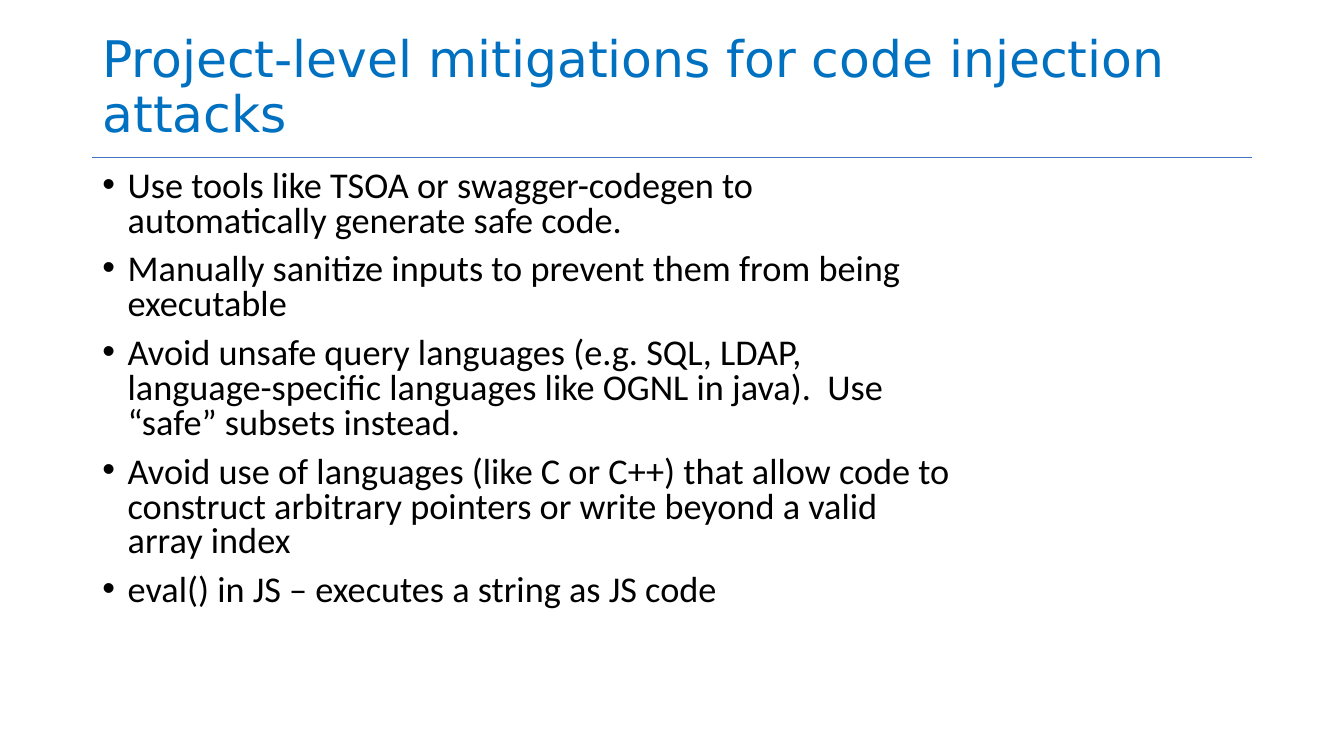
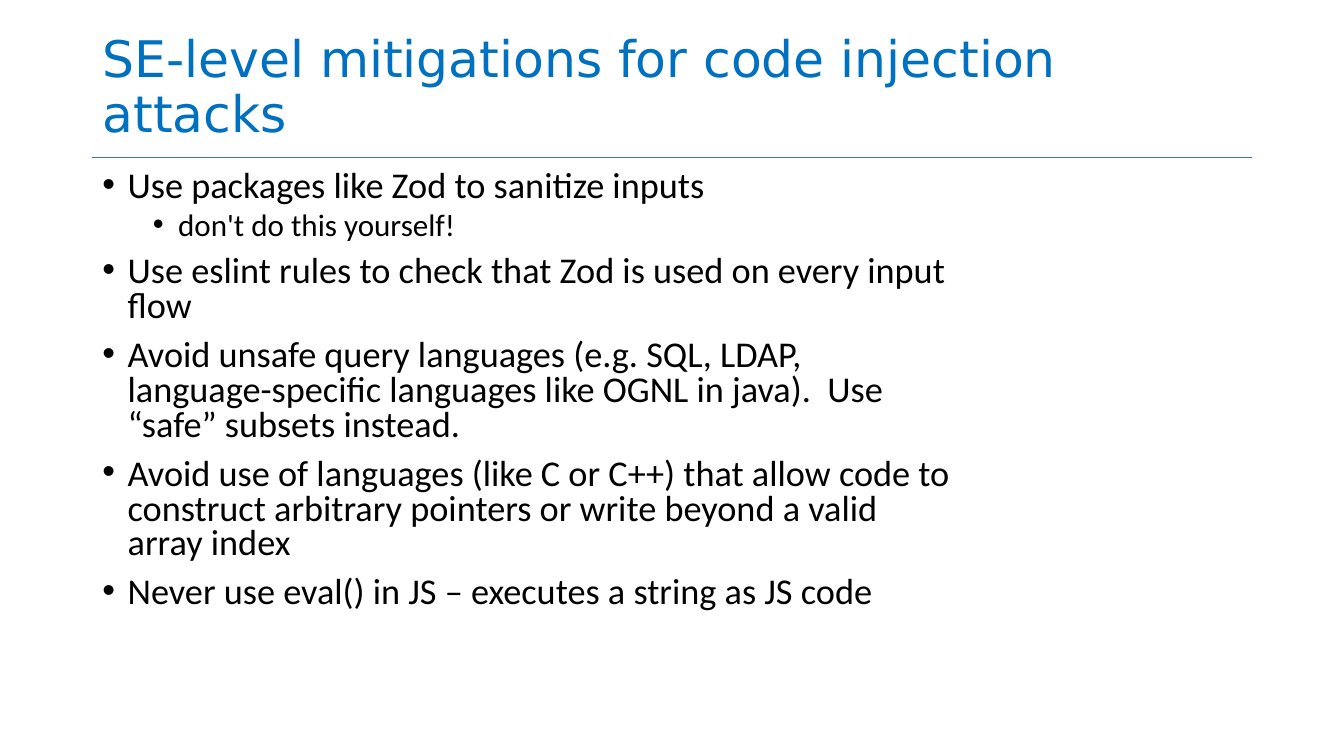
Before and after one commit to neu-se/CS4530-Spring-2026, a slide deck: slide 21 of Slides/Module 13 Security.pptx (slide 20 before the commit). Drawn at 1344x756 pixels with LibreOffice and Linux fonts; fonts in the diff are those of the drawing. Boxes give left, top, right and bottom in pixels: in the first picture for what was removed or moved away, otherwise in the second. Text is boxed around its words. In the diff, an @@ line names an element or a change of style, - is before the commit and + after.

```diff
--- a/Slides/Module 13 Security.pptx
+++ b/Slides/Module 13 Security.pptx
@@ title at bbox=[102, 38, 1056, 133]: text changed @@
-Project-level mitigations for code injection attacks
+SE-level mitigations for code injection attacks
@@ text at bbox=[128, 172, 945, 319]: text changed @@
-• Use tools like TSOA or swagger-codegen to automatically generate safe code.
-• Manually sanitize inputs to prevent them from being executable
+• Use packages like Zod to sanitize inputs
+  • don't do this yourself!
+• Use eslint rules to check that Zod is used on every input flow
@@ text at bbox=[128, 578, 872, 611]: text changed @@
-• eval() in JS – executes a string as JS code
+• Never use eval() in JS – executes a string as JS code
```
Also in this commit, not shown: 18 other slides changed, 18 slides added, 21 slides removed, 1 other file.
